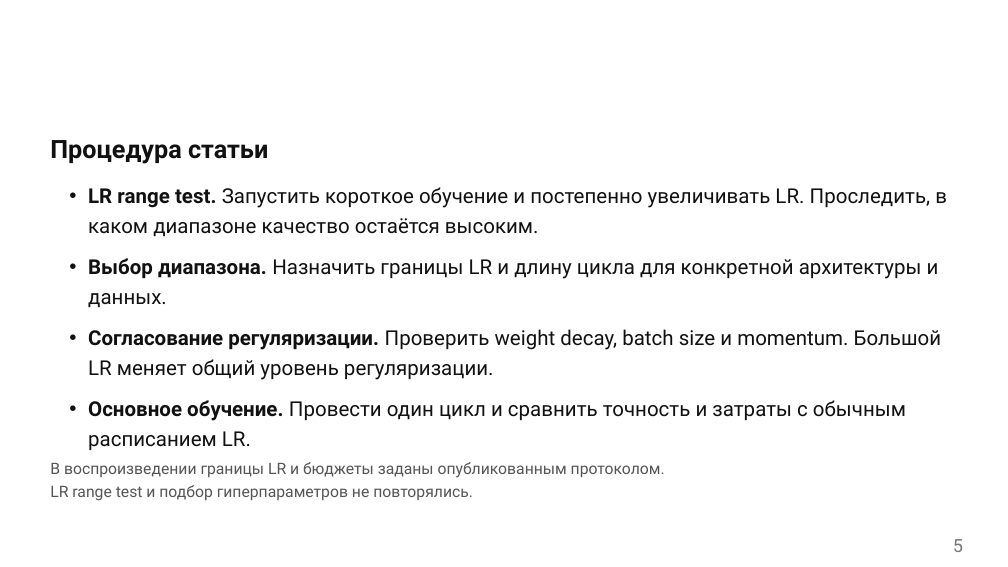
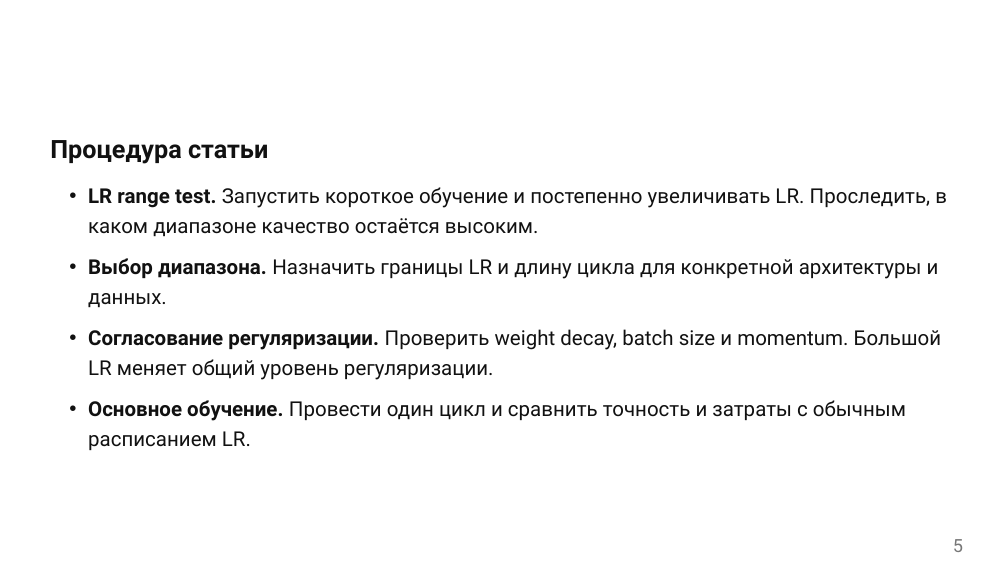
Before and after one commit to AccessAndrei/Efficient-Models-course-ITMO-2026, a slide deck: slide 5 of hw2/presentation.pptx. Drawn at 1008x567 pixels with LibreOffice and Linux fonts; fonts in the diff are those of the drawing. Boxes give left, top, right and bottom in pixels: in the first picture for what was removed or moved away, otherwise in the second. Text is boxed around its words. In the diff, an @@ line names an element or a change of style, - is before the commit and + after.

```diff
--- a/hw2/presentation.pptx
+++ b/hw2/presentation.pptx
@@ text removed at (50, 462, 665, 501) @@
-В воспроизведении границы LR и бюджеты заданы опубликованным протоколом.
-LR range test и подбор гиперпараметров не повторялись.
```
Also in this commit, not shown: 4 other slides changed, 3 other files.
